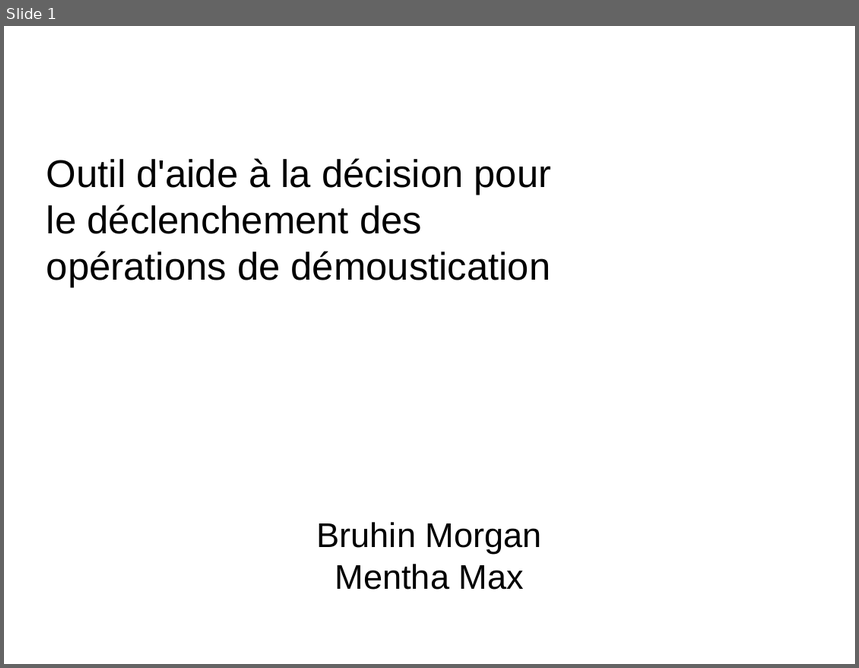
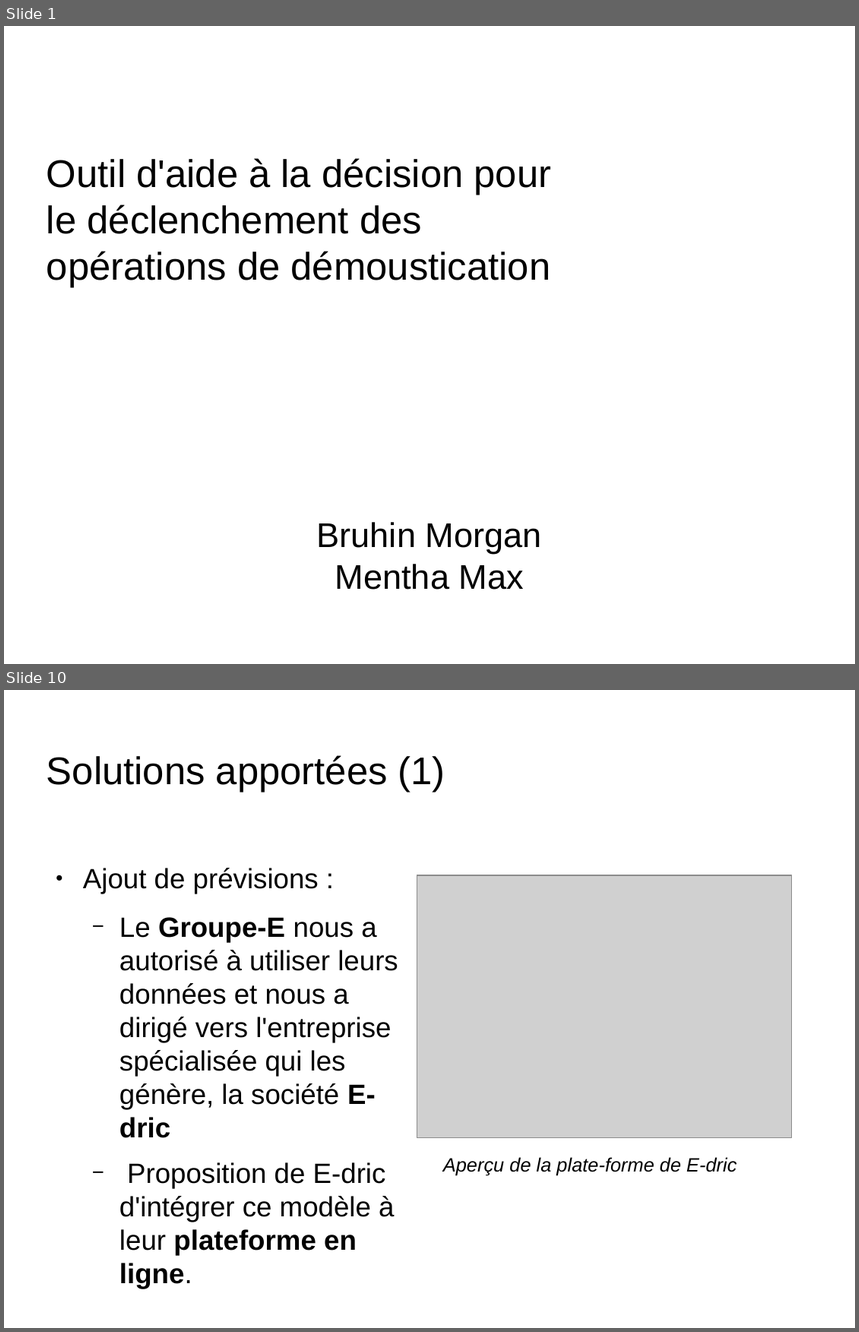
Before and after one commit to nesta7/designProject, a slide deck: presentation_6_juin_Broc.odp. Shown one above the other, each under a label of ours: slide 1 before the commit, slides 1 and 10 after it; the slides between them are not shown. The pictures are 859x668 and 859x1332 pixels, drawn with LibreOffice and Linux fonts; fonts in the diff are those of the drawing; grey boxes stand for pictures; background and template pictures are left out. Boxes give left, top, right and bottom in pixels: in the first picture for what was removed or moved away, otherwise in the second. Text is boxed around its words. In the diff, an @@ line names an element or a change of style, - is before the commit and + after.

```diff
--- a/presentation_6_juin_Broc.odp
+++ b/presentation_6_juin_Broc.odp
@@ slide 10 added at [4, 690, 855, 1328], background picture (left out) @@
@@ title added at [47, 755, 446, 792], 36 pt, text #000000 @@
+Solutions apportées (1)
@@ text added at [83, 868, 398, 1222], 26 pt, text #000000 @@
+● Ajout de prévisions :
+  − Le Groupe-E nous a autorisé à utiliser leurs données et nous a dirigé vers l'entreprise spécialisée qui les génère, la société E-dric
+  − Proposition de E-dric d'intégrer ce modèle à leur plateforme en ligne.
@@ picture added at [417, 875, 792, 1138] @@
@@ text added at [443, 1157, 737, 1176], 18 pt, text #000000, italic @@
+Aperçu de la plate-forme de E-dric
```
Also in this commit, not shown: 7 slides changed, 7 other slides added, 1 slide removed.
